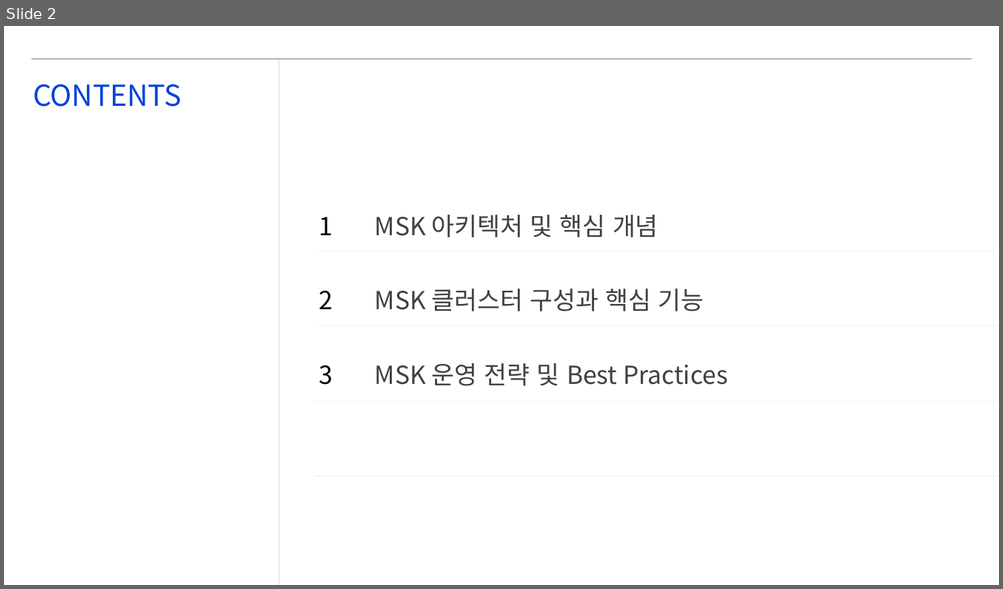
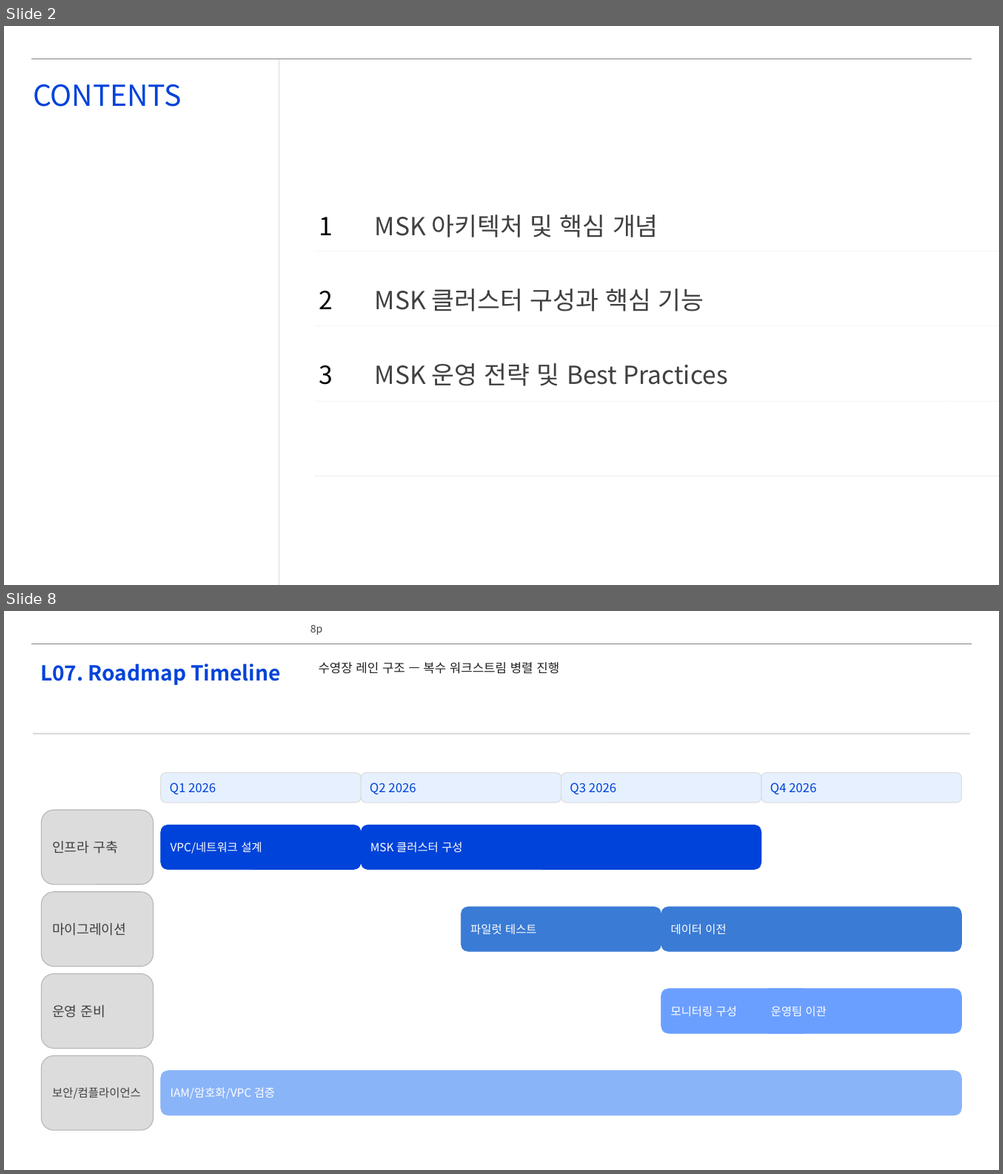
Before and after one commit to lhs6395-hslee/project-steer, a slide deck: results/pptx/AWS_MSK_Expert_Intro.pptx. Shown one above the other, each under a label of ours: slide 2 before the commit, slides 2 and 8 after it; the slides between them are not shown. The pictures are 1003x589 and 1003x1174 pixels, drawn with LibreOffice and Linux fonts; fonts in the diff are those of the drawing; background and template pictures are left out. Boxes give left, top, right and bottom in pixels: in the first picture for what was removed or moved away, otherwise in the second. Text is boxed around its words. In the diff, an @@ line names an element or a change of style, - is before the commit and + after.

```diff
--- a/results/pptx/AWS_MSK_Expert_Intro.pptx
+++ b/results/pptx/AWS_MSK_Expert_Intro.pptx
@@ slide 8 added at (4, 611, 999, 1170), background #FFFFFF; not listed: 1 template element that a slide beside it also shows @@
@@ page number added at (310, 625, 322, 635), 10 pt, text #404040 @@
+8p
@@ text added at (40, 664, 280, 685), 20 pt, text #0043DA, bold @@
+L07. Roadmap Timeline
@@ text added at (318, 662, 559, 674), 12 pt, text #212121 @@
+수영장 레인 구조 — 복수 워크스트림 병렬 진행
@@ line added from (31, 733) to (972, 733), #E6E6E6 0.25 pt @@
@@ rectangle added at (33, 733, 970, 734), fill #DCDCDC, outline #DCDCDC 0.5 pt @@
@@ rounded rectangle added at (161, 773, 361, 803), fill #E6F0FF, outline #DCDCDC 0.75 pt, 12 pt, text #0043DA @@
+Q1 2026
@@ rounded rectangle added at (361, 773, 560, 803), fill #E6F0FF, outline #DCDCDC 0.75 pt, 12 pt, text #0043DA @@
+Q2 2026
@@ rounded rectangle added at (561, 773, 761, 803), fill #E6F0FF, outline #DCDCDC 0.75 pt, 12 pt, text #0043DA @@
+Q3 2026
@@ rounded rectangle added at (761, 773, 962, 803), fill #E6F0FF, outline #DCDCDC 0.75 pt, 12 pt, text #0043DA @@
+Q4 2026
@@ rounded rectangle added at (41, 810, 153, 885), fill #DCDCDC, outline #B4B4B4 0.75 pt, 13 pt, text #404040 @@
+인프라 구축
@@ rounded rectangle added at (161, 825, 361, 870), fill #0043DA, outline #0043DA 0.5 pt, 11 pt, text #FFFFFF @@
+VPC/네트워크 설계
@@ rounded rectangle added at (361, 825, 761, 870), fill #0043DA, outline #0043DA 0.5 pt, 11 pt, text #FFFFFF @@
+MSK 클러스터 구성
@@ rounded rectangle added at (41, 892, 153, 967), fill #DCDCDC, outline #B4B4B4 0.75 pt, 13 pt, text #404040 @@
+마이그레이션
@@ rounded rectangle added at (461, 907, 660, 952), fill #3A7BD5, outline #3A7BD5 0.5 pt, 11 pt, text #FFFFFF @@
+파일럿 테스트
@@ rounded rectangle added at (661, 907, 962, 952), fill #3A7BD5, outline #3A7BD5 0.5 pt, 11 pt, text #FFFFFF @@
+데이터 이전
@@ rounded rectangle added at (41, 974, 153, 1049), fill #DCDCDC, outline #B4B4B4 0.75 pt, 13 pt, text #404040 @@
+운영 준비
@@ rounded rectangle added at (661, 989, 811, 1034), fill #6B9FFF, outline #6B9FFF 0.5 pt, 11 pt, text #FFFFFF @@
+모니터링 구성
@@ rounded rectangle added at (761, 989, 962, 1034), fill #6B9FFF, outline #6B9FFF 0.5 pt, 11 pt, text #FFFFFF @@
+운영팀 이관
@@ rounded rectangle added at (41, 1056, 153, 1131), fill #DCDCDC, outline #B4B4B4 0.75 pt, 11 pt, text #404040 @@
+보안/컴플라이언스
@@ rounded rectangle added at (161, 1071, 962, 1116), fill #8AB4F8, outline #8AB4F8 0.5 pt, 11 pt, text #FFFFFF @@
+IAM/암호화/VPC 검증
```
Also in this commit, not shown: 5 slides changed, 3 other slides added, 13 other files.
